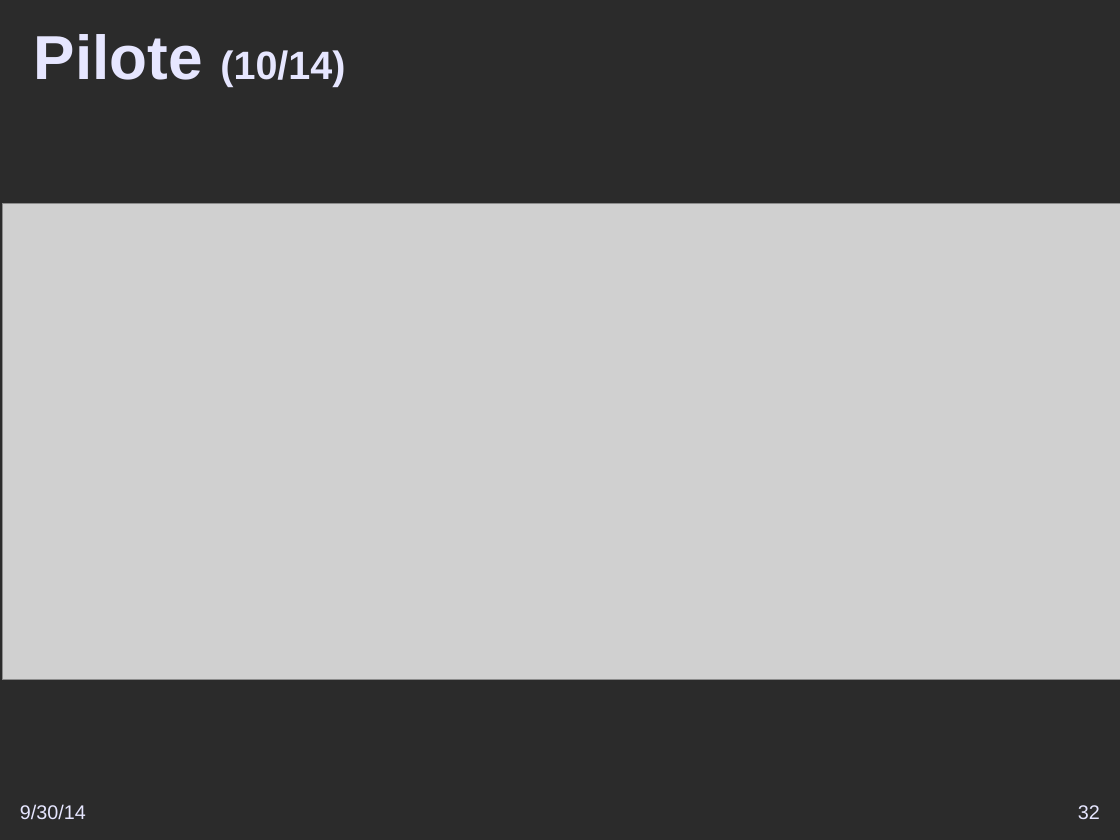
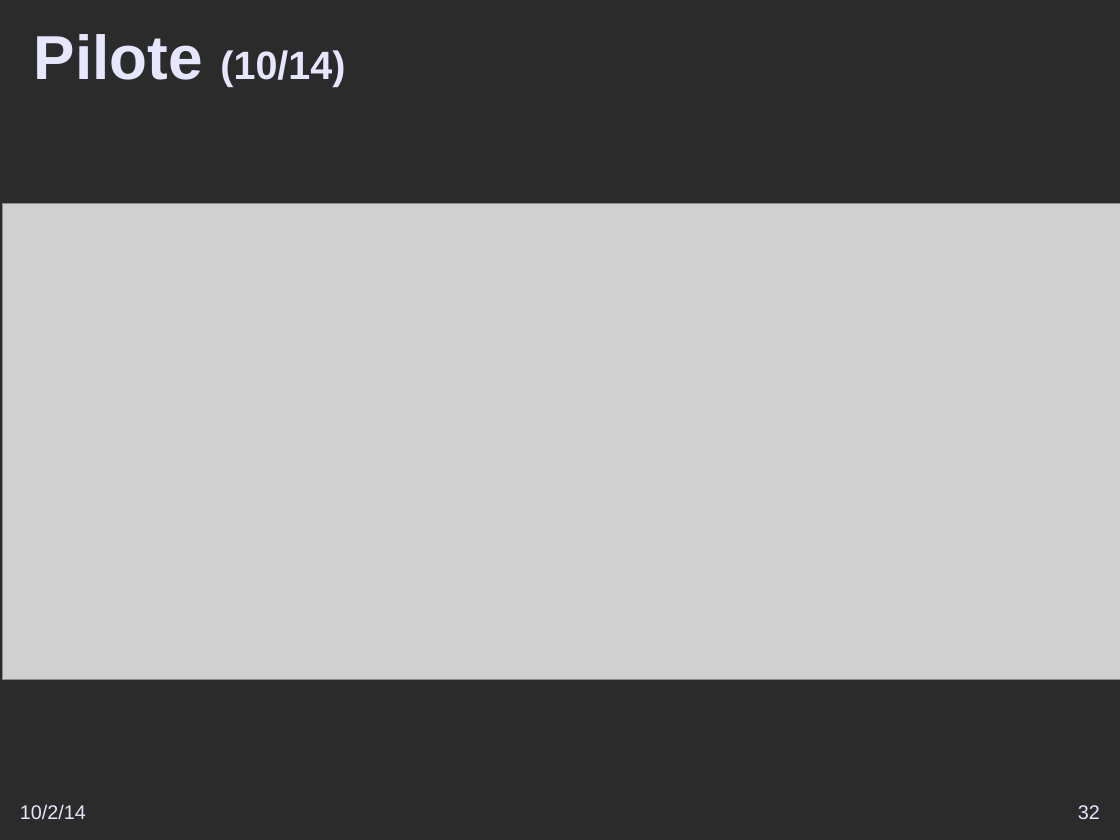
Before and after one commit to DSI-Ville-Noumea/sirh-kiosque-j2ee-old, a slide deck: slide 32 of src/site/resources/Vers_un_Kiosque_RH_J2EE.odp. Drawn at 1120x840 pixels with LibreOffice and Linux fonts; fonts in the diff are those of the drawing; grey boxes stand for pictures; background and template pictures are left out; a plain dark background stands for a picture behind light text. Boxes give left, top, right and bottom in pixels: in the first picture for what was removed or moved away, otherwise in the second. Text is boxed around its words. In the diff, an @@ line names an element or a change of style, - is before the commit and + after.

```diff
--- a/src/site/resources/Vers_un_Kiosque_RH_J2EE.odp
+++ b/src/site/resources/Vers_un_Kiosque_RH_J2EE.odp
@@ text at [20, 804, 86, 820]: text changed @@
-9/30/14
+10/2/14
```
Also in this commit, not shown: 41 other slides changed, 1 slide added.
